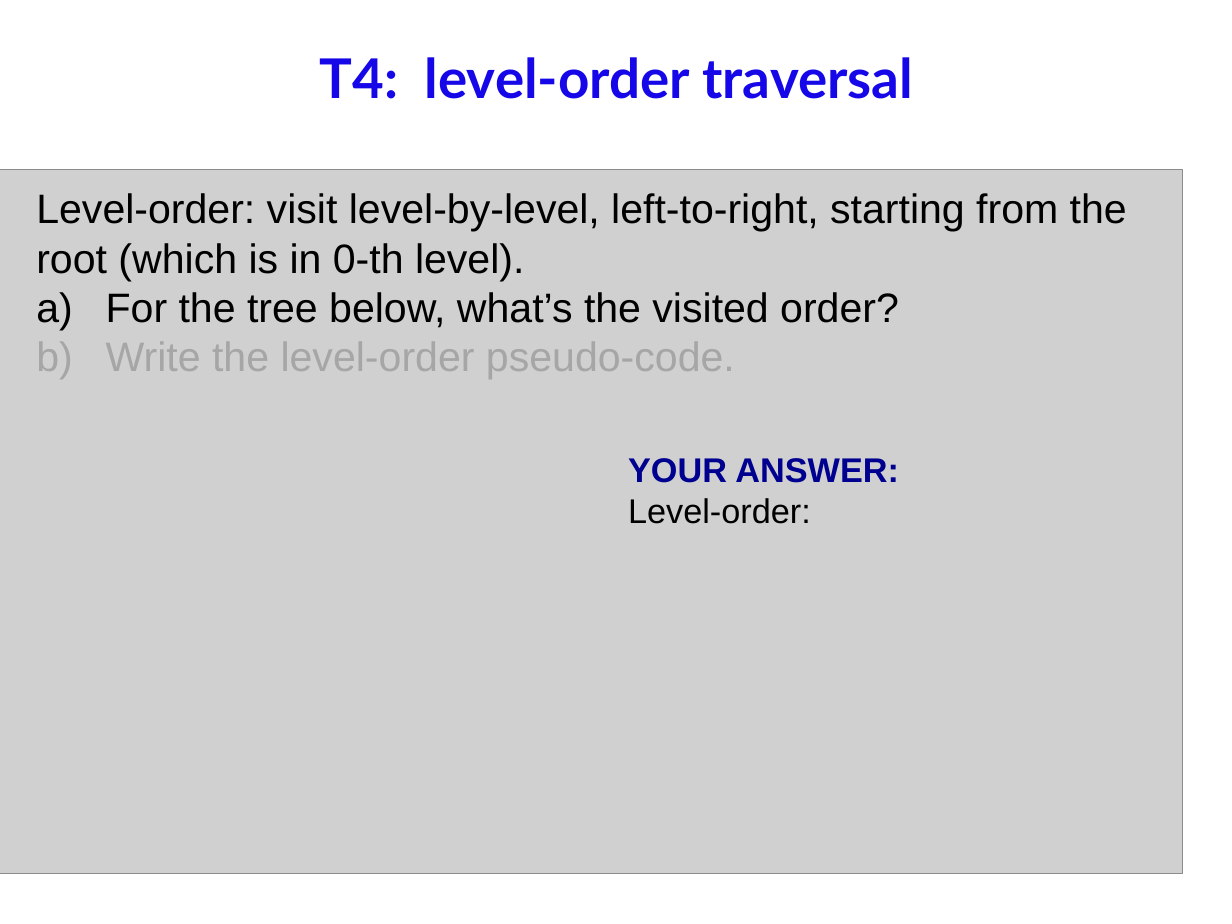
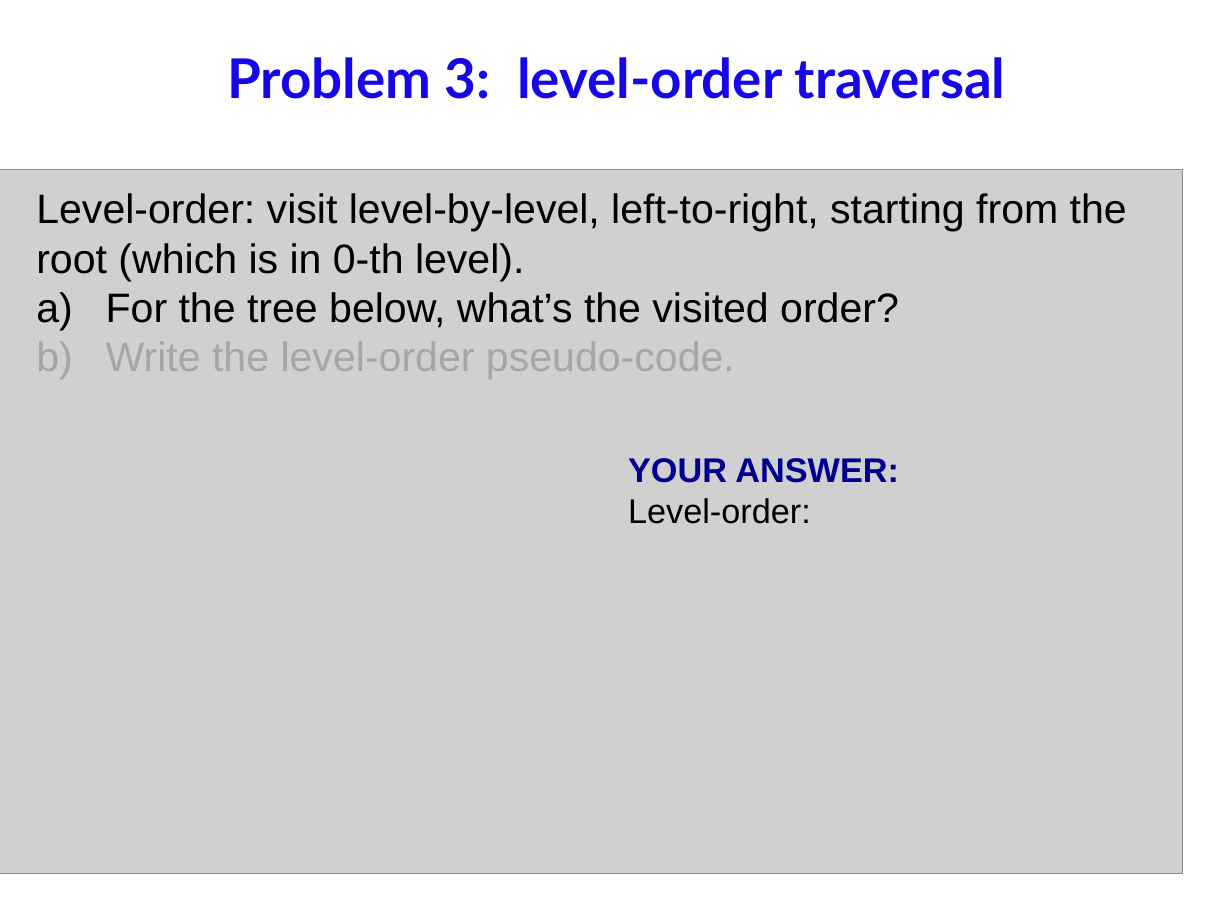
Before and after one commit to anhvir/c207, a slide deck: slide 13 of 06_C207_21S1.pptx (slide 12 before the commit). Drawn at 1232x924 pixels with LibreOffice and Linux fonts; fonts in the diff are those of the drawing; grey boxes stand for pictures; background and template pictures are left out. Boxes give left, top, right and bottom in pixels: in the first picture for what was removed or moved away, otherwise in the second. Text is boxed around its words. In the diff, an @@ line names an element or a change of style, - is before the commit and + after.

```diff
--- a/06_C207_21S1.pptx
+++ b/06_C207_21S1.pptx
@@ title at (x1=227, y1=57, x2=1006, y2=99): text changed @@
-T4: level-order traversal
+Problem 3: level-order traversal
```
Also in this commit, not shown: 13 other slides changed, 1 other file.
